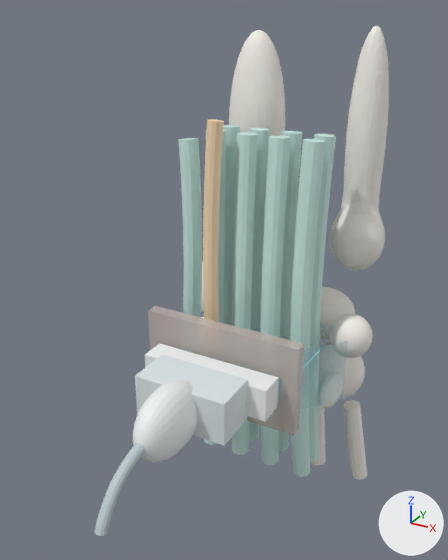
Renders of the glTF model website/public/medical-visuals/ultrasound/wrist-short.glb from each side of a commit.
Before and after are seen from a 50 mm lens placed at (1.8, -4.34, 2.03), pointed at (-0.06, -0.94, 0.33). The lights are fixed; the arrows at lower right show +X, +Y and +Z. The picture after the commit comes second. Where no turn or scale is listed for an object, it has been applied to the vertices.

The older version as bpy lines, for what is in view:
```python
ob_local_skin_contact_patch___surrounding_skin_omitted = bpy.data.objects.new('Local skin contact patch - surrounding skin omitted', me_27_local_skin_contact_patch___surrounding_skin_omitted)
ob_local_skin_contact_patch___surrounding_skin_omitted.location = (0.0, 0.0, 0.0)
ob_probe_cable___schematic = bpy.data.objects.new('Probe cable - schematic', me_33_probe_cable___schematic)
ob_probe_cable___schematic.location = (0.0, 0.0, 0.0)
ob_transducer_acoustic_face = bpy.data.objects.new('Transducer acoustic face', me_28_transducer_acoustic_face)
ob_transducer_acoustic_face.location = (0.0, 0.0, 0.0)
ob_transducer_body = bpy.data.objects.new('Transducer body', me_30_transducer_body)
ob_transducer_body.location = (0.0, 0.0, 0.0)
ob_transducer_grip = bpy.data.objects.new('Transducer grip', me_31_transducer_grip)
ob_transducer_grip.location = (0.0, 0.0, 0.0)
ob_transducer_head = bpy.data.objects.new('Transducer head', me_29_transducer_head)
ob_transducer_head.location = (0.0, 0.0, 0.0)
ob_triquetrum = bpy.data.objects.new('Triquetrum', me_04_triquetrum)
ob_triquetrum.location = (0.0, 0.0, 0.0)
# also in view: 'FDS tendon 2' at (-0.11, -0.58, -0.06); 'Pisiform' at (0.66, -0.29, -0.22); 'Metacarpal 5 - partial' at (0.7, 0.0, -1.37); 'Median nerve' at (-0.23, -0.75, 0.19); 'FDP tendon 4' at (0.4, -0.38, -0.07)
```
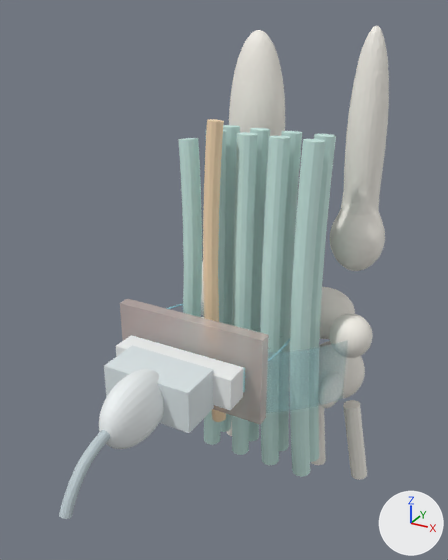
What differs and where, as boxes (x1, y1, x2, y2) in the pictures (448 x 560 px; the box of a moved part takes in the faces that stretch with it):
'Local skin contact patch - surrounding skin omitted', moved
    before: (148, 306, 304, 436)
    after: (120, 299, 269, 424)
'Transducer body', moved
    before: (135, 354, 248, 446)
    after: (104, 345, 214, 433)
'Transducer grip', moved
    before: (133, 380, 198, 462)
    after: (99, 369, 164, 449)
'Transducer head', moved
    before: (145, 343, 278, 422)
    after: (116, 335, 244, 411)
'Probe cable - schematic', moved
    before: (94, 443, 145, 536)
    after: (59, 430, 110, 519)
part 2 of me_28_transducer_acoustic_face, moved or reshaped
    before: (163, 344, 279, 403)
    after: (142, 338, 245, 393)

Edits to the bpy script that builds the scene:
```text
Change me_27_local_skin_contact_patch___surrounding_skin_omitted:
    used by ob_local_skin_contact_patch___surrounding_skin_omitted; location = (0.0, 0.0, 0.0)
    remove me_27_local_skin_contact_patch___surrounding_skin_omitted.from_pydata(...)  # 8 vertices, 12 faces; spans x -0.575..0.575, y -1.13..-1.04, z -0.6..0.06
    add me_27_local_skin_contact_patch___surrounding_skin_omitted.from_pydata(...)  # 8 vertices, 12 faces; spans x -0.825..0.325, y -1.13..-1.04, z -0.6..0.06
    me_27_local_skin_contact_patch___surrounding_skin_omitted part 1: the whole mesh is moved by (-0.25, 0.0, 0.0)
Change me_28_transducer_acoustic_face:
    used by ob_transducer_acoustic_face; location = (0.0, 0.0, 0.0)
    remove me_28_transducer_acoustic_face.from_pydata(...)  # 8 vertices, 12 faces; spans x -0.455..0.455, y -1.18..-1.14, z -0.365..-0.175
    add me_28_transducer_acoustic_face.from_pydata(...)  # 8 vertices, 12 faces; spans x -0.705..0.205, y -1.18..-1.14, z -0.365..-0.175
    me_28_transducer_acoustic_face part 2: the whole mesh is moved by (-0.25, 0.0, 0.0)
Change me_29_transducer_head:
    used by ob_transducer_head; location = (0.0, 0.0, 0.0)
    remove me_29_transducer_head.from_pydata(...)  # 8 vertices, 12 faces; spans x -0.46..0.46, y -1.35..-1.17, z -0.385..-0.155
    add me_29_transducer_head.from_pydata(...)  # 8 vertices, 12 faces; spans x -0.71..0.21, y -1.35..-1.17, z -0.385..-0.155
    me_29_transducer_head part 3: the whole mesh is moved by (-0.25, 0.0, 0.0)
Change me_30_transducer_body:
    used by ob_transducer_body; location = (0.0, 0.0, 0.0)
    remove me_30_transducer_body.from_pydata(...)  # 8 vertices, 12 faces; spans x -0.325..0.325, y -1.645..-1.335, z -0.42..-0.12
    add me_30_transducer_body.from_pydata(...)  # 8 vertices, 12 faces; spans x -0.575..0.075, y -1.645..-1.335, z -0.42..-0.12
    me_30_transducer_body part 4: the whole mesh is moved by (-0.25, 0.0, 0.0)
Change me_31_transducer_grip:
    used by ob_transducer_grip; location = (0.0, 0.0, 0.0)
    remove me_31_transducer_grip.from_pydata(...)  # 506 vertices, 1008 faces; spans x -0.149..0.149, y -2.06..-1.46, z -0.499..-0.041
    add me_31_transducer_grip.from_pydata(...)  # 506 vertices, 1008 faces; spans x -0.399..-0.101, y -2.06..-1.46, z -0.499..-0.041
    me_31_transducer_grip part 5: the whole mesh is moved by (-0.25, 0.0, 0.0)
Change me_33_probe_cable___schematic:
    used by ob_probe_cable___schematic; location = (0.0, 0.0, 0.0)
    remove me_33_probe_cable___schematic.from_pydata(...)  # 300 vertices, 596 faces; spans x -0.035..0.035, y -2.472..-2.016, z -0.585..-0.235
    add me_33_probe_cable___schematic.from_pydata(...)  # 300 vertices, 596 faces; spans x -0.285..-0.215, y -2.472..-2.016, z -0.585..-0.235
    me_33_probe_cable___schematic part 6: the whole mesh is moved by (-0.25, 0.0, 0.0)
```
